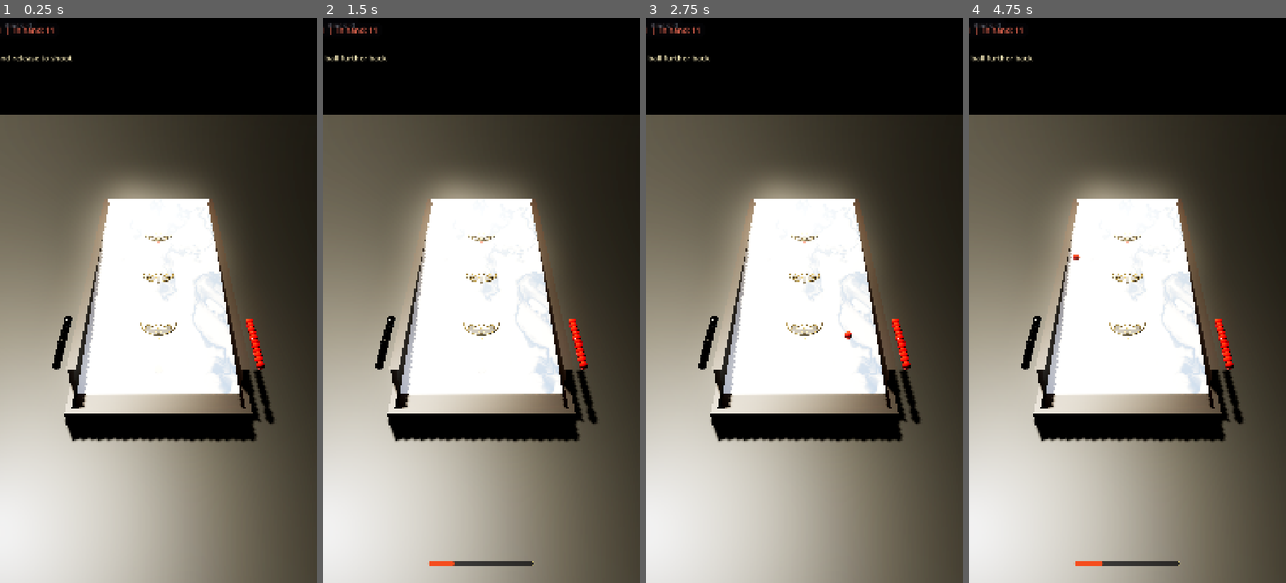
Above: before the commit, frames 1-4 (left to right).
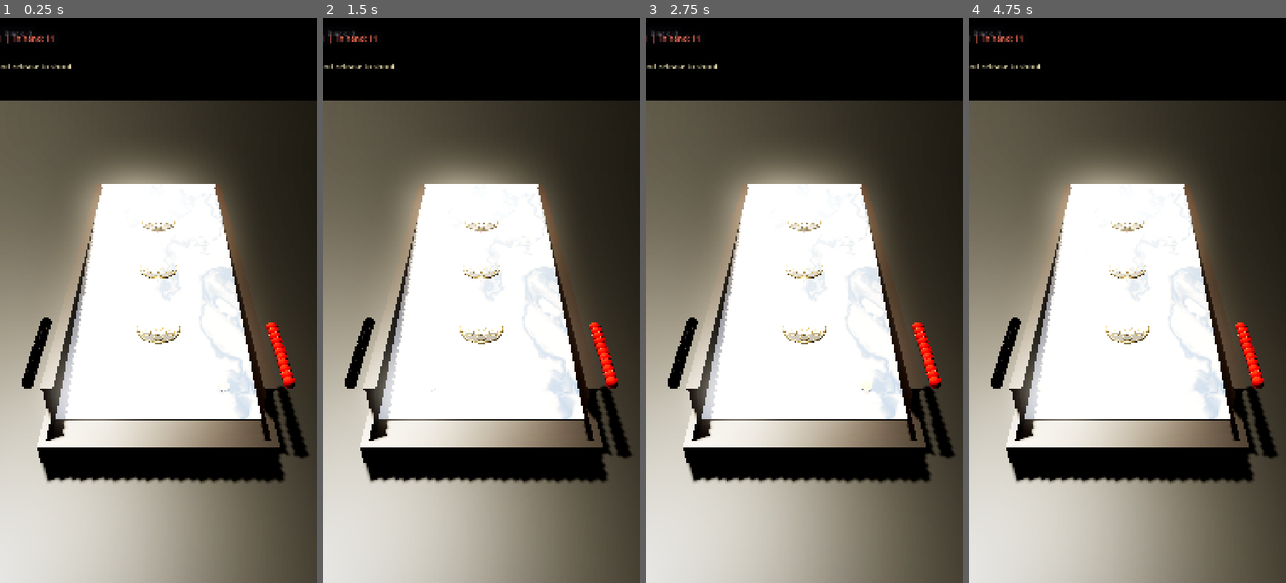
Above: after the commit, the same moments.

Repository: melodiousNinja/LunarTilt
Game: Godot game, scene res://scenes/main.tscn
The game is run twice, just before and just after one commit, with the same random seed, the same clock (stepped at 60 frames per second) and the same inputs.
Inputs (mouse positions are in pixels of both pictures, inside the frame that each line leads up to):
- Up to frame 1 (0.25 s): no input
- Up to frame 2 (1.5 s): tap Enter at 0.5 s; move the mouse to (551, 272) at 0.52 s; click (551, 272) at 0.67 s; drag from (418, 328) to (465, 413) at 1.27 s
- Up to frame 3 (2.75 s): move the mouse to (836, 176) at 2.02 s; click (836, 176) at 2.17 s
- Up to frame 4 (4.75 s): tap Space at 2.75 s; drag from (1111, 413) to (1032, 215) at 2.77 s; tap Enter at 3.5 s; move the mouse to (1222, 385) at 3.52 s; click (1222, 385) at 3.67 s; drag from (1032, 215) to (1079, 159) at 4.27 s

The runs differ from the first frame. In frame 1, 24% of the frame differs, in the area x 0-100%, y 0-83%; in frame 2, 24%; in frame 3, 24%; in frame 4, 24%, in the area x 0-100%, y 0-97%.

Commit message:
v6 feel overhaul: zone-aware settle (balls roll back + persist), solid table balls (real 8-ball contacts + clack SFX), Sfx wired, board-framed camera (table much bigger), alternating L/R serve lanes, slide-to-reposition aim, socket-truth trajectory, safe-area HUD, factory ball mass

Diff:
--- a/project.godot
+++ b/project.godot
@@ -21,6 +21,7 @@
 Game="*res://scripts/core/game_state.gd"
 Rules="*res://scripts/core/rules_engine.gd"
 Settings="*res://scripts/core/settings.gd"
+Sfx="*res://scripts/core/sfx.gd"
 
 [display]
 
--- a/scripts/core/ball.gd
+++ b/scripts/core/ball.gd
@@ -8,7 +8,7 @@
 ## decelerates them up the 4.99-degree slope, and static friction
 ## (0.49 >> tan(4.99 deg) ~ 0.087) holds resting balls in place.
 
-const RADIUS_M := 0.030
+const RADIUS_M := 0.034
 const MASS_KG := 0.005  # factory spec: 5 g chrome-steel ball
 const ROLL_DAMP := 0.05  # smooth phenolic roll; resistance comes from the
 # 5-degree slope's gravity component, not artificial braking
@@ -32,7 +32,29 @@
 	# IMPORTANT: never rebuild physics properties after the body is inside the
 	# physics space (Jolt re-registers the body, and if it is a hair's width
 	# inside the board it tunnels straight through).
-	pass
+	# 8-ball-style contact audio (2026-09 live feedback: balls made no sound
+	# and no contact feel). contact_monitor is already on; this translates
+	# each reported contact into a synthesized clack, volume- and pitch-
+	# scaled by impact speed, rate-limited so rolling chains don't machine-gun.
+	body_entered.connect(_on_body_entered)
+
+
+var _last_clack_ms := 0
+
+func _on_body_entered(_body: Node) -> void:
+	var now := Time.get_ticks_msec()
+	if now - _last_clack_ms < 70:
+		return
+	_last_clack_ms = now
+	var impact := linear_velocity.length()
+	if impact < 0.25:
+		return
+	var snd := get_node_or_null("/root/Sfx")
+	if snd == null:
+		return
+	var vol: float = clampf(-20.0 + impact * 7.0, -20.0, -1.0)
+	var pitch: float = clampf(0.85 + impact * 0.09, 0.85, 1.5)
+	snd.play("pop", pitch, vol)
 
 
 func _process(_delta: float) -> void:
--- a/scripts/core/sfx.gd
+++ b/scripts/core/sfx.gd
@@ -1,4 +1,3 @@
-class_name Sfx
 extends Node
 ## Zero-asset sound effects: tiny PCM synths baked once at runtime into
 ## AudioStreamWav clips and played through one polyphonic stream. Keeps the
@@ -24,18 +23,18 @@
 		return
 	if not _player.playing:
 		_player.play()
-	var stream: AudioStreamWav = _cache.get(name)
+	var stream: AudioStreamWAV = _cache.get(name)
 	if stream == null:
 		stream = _synth(name)
 		_cache[name] = stream
 	if stream == null:
 		return
-	var pb := _player.get_stream_playback() as AudioStreamPolyphonicPlayback
+	var pb := _player.get_stream_playback() as AudioStreamPlaybackPolyphonic
 	if pb != null:
 		pb.play_stream(stream, 0.0, vol_db, pitch)
 
 
-func _synth(name: String) -> AudioStreamWav:
+func _synth(name: String) -> AudioStreamWAV:
 	var n := 0
 	match name:
 		"whoosh": n = int(RATE * 0.28)
@@ -70,8 +69,8 @@
 	bytes.resize(n * 2)
 	for i in n:
 		bytes.encode_s16(i * 2, int(samples[i] * 32000.0))
-	var wav := AudioStreamWav.new()
-	wav.format = AudioStreamWav.FORMAT_16_BITS
+	var wav := AudioStreamWAV.new()
+	wav.format = AudioStreamWAV.FORMAT_16_BITS
 	wav.mix_rate = RATE
 	wav.stereo = false
 	wav.data = bytes
--- a/scripts/core/shot_math.gd
+++ b/scripts/core/shot_math.gd
@@ -10,15 +10,18 @@
 ## Effective up-slope deceleration (verified: 2.0 m/s stops near z=1.7).
 const DECEL := 0.85
 const PLAY_LINE_Z := 0.35
-const FAR_GUTTER_Z := 2.02
 
-## Slot band center Z (closest..furthest), matching the world geometry.
-const SLOT_Z := [0.62, 1.10, 1.58]
+## Slot band center Z (closest..furthest) - the REAL astrolabe medallion
+## centres from table_world.POS_Z (v5 factory layout). The old values
+## [0.62, 1.10, 1.58] were stale v3 lane geometry and pointed the landing
+## marker at bare felt.
+const SLOT_Z := [0.75, 1.45, 2.15]
 ## Slot capture half-depth (z): a ball stopping within +/- of center is caught.
-const SLOT_HALF_DEPTH := 0.12
+const SLOT_HALF_DEPTH := 0.10
 
 ## Max reasonable shot power before the ball definitely gutters.
 const GUTTER_POWER := 3.4
+const FAR_GUTTER_Z := 2.38
 
 
 static func stop_distance(power: float) -> float:
--- a/scripts/game/main.gd
+++ b/scripts/game/main.gd
@@ -77,19 +77,36 @@
 	var on_mobile := OS.has_feature("mobile")
 	if on_mobile and event is InputEventScreenTouch:
 		if event.pressed and not aiming and active_ball != null:
-			_start_aim(event.position)
+			if _near_ball(event.position):
+				_start_aim(event.position)
+			else:
+				_repositioning = true
+				_slide_marker(event.position)
 		elif aiming and not event.pressed:
 			_release_shot(event.position)
+		elif _repositioning and not event.pressed:
+			_repositioning = false
 	elif on_mobile and event is InputEventScreenDrag:
 		if aiming:
 			_update_guide(event.position)
+		elif _repositioning:
+			_slide_marker(event.position)
 	elif not on_mobile and event is InputEventMouseButton and event.button_index == MOUSE_BUTTON_LEFT:
 		if event.pressed and not aiming and active_ball != null:
-			_start_aim(event.position)
+			if _near_ball(event.position):
+				_start_aim(event.position)
+			else:
+				_repositioning = true
+				_slide_marker(event.position)
 		elif aiming:
 			_release_shot(event.position)
-	elif not on_mobile and event is InputEventMouseMotion and aiming:
-		_update_guide(event.position)
+		elif _repositioning:
+			_repositioning = false
+	elif not on_mobile and event is InputEventMouseMotion:
+		if aiming:
+			_update_guide(event.position)
+		elif _repositioning:
+			_slide_marker(event.position)
 
 
 func _start_aim(pos: Vector2) -> void:
@@ -155,6 +172,47 @@
 	_draw_trajectory(active_ball.position, angle, power)
 
 
+# ------------------------------------------------- slide-to-reposition (v6) --
+## 2026-09 live feedback: players could not move the ball left/right before
+## shooting. Now a touch-drag that starts OFF the ball slides the served
+## marker along the launch line; a touch ON the ball starts the slingshot aim.
+var _repositioning := false
+const _BALL_GRAB_PX := 150.0
+
+
+## Slide-to-aim (live feedback): touching the felt instead of the ball slides
+## the serve marker left/right along the launch line, so the player sets the
+## shot origin before pulling back. Clamped to the felt width (±0.52).
+func _slide_marker(screen_pos: Vector2) -> void:
+	if active_ball == null or not is_instance_valid(active_ball) or cam == null:
+		return
+	var pl := Plane(Vector3.UP, active_ball.position)
+	var hit = pl.intersects_ray(cam.project_ray_origin(screen_pos),
+		cam.project_ray_normal(screen_pos))
+	if hit != null:
+		var p: Vector3 = hit
+		var nx := clampf(p.x, -0.52, 0.52)
+		active_ball.position = Vector3(nx,
+			world.ball_rest_y(nx, world.LAUNCH_Z), world.LAUNCH_Z)
+		print("SCB slide marker x=%.2f" % nx)
+
+
+func _near_ball(screen_pos: Vector2) -> bool:
+	if active_ball == null or cam == null:
+		return false
+	if not is_instance_valid(active_ball):
+		return false
+	return screen_pos.distance_to(cam.unproject_position(active_ball.position)) <= _BALL_GRAB_PX
+
+
+## Safe sound hook: the Sfx autoload is absent in headless test runs, so every
+## caller goes through this guard instead of dereferencing /root/Sfx directly.
+func _sfx(name: String, pitch := 1.0) -> void:
+	var snd := get_node_or_null("/root/Sfx")
+	if snd != null:
+		snd.play(name, pitch)
+
+
 func _draw_trajectory(start: Vector3, angle: float, power: float) -> void:
 	for child in guide_node.get_children():
 		child.queue_free()
@@ -214,6 +272,7 @@
 	print("SCB SCORED color=%s band=%d pts=%d keep=%s" % [
 		ball.color, band, pts, keep_shooting])
 	scores[ball.color] = int(scores[ball.color]) + pts
+	_sfx("score")
 	_update_hud()
 	_score_juice(ball.position, pts)
 	pending_resolve = false
@@ -228,6 +287,7 @@
 ## Official grouping: a grouped ball was knocked back to its owner's rack.
 func _on_ball_displaced(ball: SCBBall) -> void:
 	print("SCB DISPLACED color=%s" % ball.color)
+	_sfx("pop", 1.2)
 	hand_counts[ball.color] = int(hand_counts[ball.color]) + 1
 	_update_hud()
 
@@ -237,6 +297,7 @@
 func _on_ball_grouped(ball: SCBBall) -> void:
 	print("SCB GROUPED color=%s" % ball.color)
 	_msg("%s ball walls a pocket - turn passes" % _color_name(ball.color))
+	_sfx("block")
 	pending_resolve = false
 	_pass_turn()
 
@@ -244,6 +305,7 @@
 func _on_ball_guttered(_ball: SCBBall) -> void:
 	print("SCB GUTTERED")
 	_msg("%s lost the ball down the gutter" % _color_name(active_color))
+	_sfx("gutter")
 	_gutter_juice()
 	pending_resolve = false
 	_pass_turn()
@@ -254,6 +316,7 @@
 	## Real-sport rule: the ball rolls back into the tray and is handed back
 	## to the shooter, so the turn is NOT spent.
 	world.reinsert_hand_ball(ball)
+	_sfx("thud", 0.9)
 	hand_counts[ball.color] = int(hand_counts[ball.color]) + 1
 	pending_resolve = false
 	_msg("%s ball back in hand" % _color_name(ball.color))
@@ -482,6 +545,19 @@
 	hud_root = Control.new()
 	hud_root.set_anchors_preset(Control.PRESET_FULL_RECT)
 	hud_root.mouse_filter = Control.MOUSE_FILTER_IGNORE
+	# Safe-area insets (live feedback: the top-left score pill was cut off by
+	# the camera notch on a 1080x2400 device). Physical safe-area pixels are
+	# converted into the stretched HUD coordinate space; a 28 design-px floor
+	# guards devices that report no cutout insets.
+	var sa := DisplayServer.get_display_safe_area()
+	var win := DisplayServer.window_get_size()
+	var vp_size := hud_root.get_viewport_rect().size
+	var kx := vp_size.x / maxf(float(win.x), 1.0)
+	var ky := vp_size.y / maxf(float(win.y), 1.0)
+	hud_root.offset_left = float(sa.position.x) * kx
+	hud_root.offset_top = maxf(float(sa.position.y) * ky, 28.0)
+	hud_root.offset_right = -float(win.x - sa.end.x) * kx
+	hud_root.offset_bottom = -float(win.y - sa.end.y) * ky
 	hud.add_child(hud_root)
 
 	var pill := StyleBoxFlat.new()
--- a/scripts/game/table_world.gd
+++ b/scripts/game/table_world.gd
@@ -56,6 +56,14 @@
 const SLOT_CAPTURE_SPEED := 0.35
 ## Physics frames a ball must linger near-rest before the pocket claims it.
 const SETTLE_FRAMES := 3
+## True-rest thresholds (2026-09 live feedback): a ball decelerating up the
+## slope hovers near zero speed at its arc apex for ~0.8 s; the old blanket
+## "slow for 3 frames = settled" resolved it MID-FLIGHT, which is why balls
+## vanished and never rolled back. Now only decisive zones (socket / tray /
+## gutter) settle in SETTLE_FRAMES; the open felt demands TRUE rest so the
+## full up-and-back path plays out and stopped balls persist as obstacles.
+const FELT_REST_SPEED := 0.06
+const FELT_SETTLE_FRAMES := 24
 
 var board: StaticBody3D
 var slots: Array = []        # [{ band:int, area:Area3D, color:String }]
@@ -124,8 +132,12 @@
 ## 8 corners of the visual frame we care about (racks + tray + table + gutter).
 static func frame_points() -> Array:
 	var pts: Array = []
-	for x in [-0.92, 0.92]:
-		for z in [-0.24, 3.0]:
+	# v6 (2026-09 live feedback "table is so small"): frame the BOARD, not the
+	# board + side racks. The racks sit on the rail tops off the play area;
+	# including them ate ~40% of the portrait width. x half-extent is now the
+	# playable width + rails (0.60 + 0.10), z spans tray to past the far rail.
+	for x in [-0.70, 0.70]:
+		for z in [-0.26, 2.55]:
 			for y in [-0.06, 0.16]:
 				pts.append(Vector3(x, y, z))
 	return pts
@@ -483,15 +495,23 @@
 			_resolve_ball(t)
 			continue
 		var spd := bb.linear_velocity.length()
-		if spd > SLOT_CAPTURE_SPEED:
-			t["frames"] = 0
-		else:
-			t["frames"] = int(t["frames"]) + 1
-			if int(t["frames"]) >= SETTLE_FRAMES:
-				_resolve_ball(t)
-				continue
 		if spd > (0.03):
 			_any_moving = true
+		# Zone-aware settle (see FELT_REST_SPEED above): decisive zones settle
+		# fast; open felt requires true rest so roll-backs finish their arc.
+		if spd > FELT_REST_SPEED:
+			t["frames"] = 0
+			still.append(t)
+			continue
+		t["frames"] = int(t["frames"]) + 1
+		var need := SETTLE_FRAMES
+		if _socket_overlapping(bb).is_empty() \
+				and not (_tray_zone != null and _tray_zone.overlaps_body(b)) \
+				and not (gutter != null and gutter.overlaps_body(b)):
+			need = FELT_SETTLE_FRAMES
+		if int(t["frames"]) >= need:
+			_resolve_ball(t)
+			continue
 		still.append(t)
 	_tracked = still
 
@@ -555,8 +575,20 @@
 		_claim_socket(sd, bb)
 		ball_scored.emit(bb, int(sd["band"]), bool(dec["keep_shooting"]))
 		return
-	reinsert_hand_ball(bb)
-	ball_returned.emit(bb)
+	# Open felt: the ball STAYS on the table as a live obstacle (2026-09 live
+	# feedback: resolving it back to the rack made balls vanish mid-board and
+	# left the table empty - players expect the full up-and-back path to
+	# persist and later shots to clash with resting balls).
+	_freeze_in_place(bb)
+	ball_grouped.emit(bb)  # main plays the block sound (single SFX source)
+
+
+## Safe sound hook: the Sfx autoload is absent in headless test runs, so
+## resolve it lazily instead of by global identifier (keeps tests parseable).
+func _sfx(name: String, pitch := 1.0, vol_db := 0.0) -> void:
+	var snd := get_node_or_null("/root/Sfx")
+	if snd != null:
+		snd.play(name, pitch, vol_db)
 
 
 ## ---- official socket ownership / grouping helpers (2026-09 rules pass) ----
@@ -615,10 +647,14 @@
 
 func _freeze_in_place(b: SCBBall) -> void:
 	b.freeze = true
-	b.collision_layer = 0
-	b.collision_mask = 0
 	b.linear_velocity = Vector3.ZERO
 	b.angular_velocity = Vector3.ZERO
+	# KEEP collision layers (2026-09 live feedback: frozen balls were ghosts -
+	# live shots flew straight through every claimed ball). A frozen body is
+	# static; layer 2 / mask 3 keeps it a solid, hittable obstacle so later
+	# shots clack into it, knock it around, and the board reads as a real game.
+	b.collision_layer = 2
+	b.collision_mask = 3
 
 func _recolor_plate(sd: Dictionary, color: String) -> void:
 	var mat_v: Variant = sd.get("cup")
@@ -690,6 +726,11 @@
 	b.position = rack_spot(b.color, arr.size() - 1)
 	b.rotation = Vector3.ZERO
 
+
+## Serve lane alternation (2026-09 live feedback / duel feel): each serve
+## flips side, so the player shoots from the bottom-left lane, then the
+## bottom-right, alternating like the real sport's lane rule.
+var serve_side := 1.0
 
 ## Serves an in-hand ball as a FROZEN MARKER at the launch point.
 ## LIVE-PROVEN (2026-09 device telemetry + headless bisect): a LIVE ball at
@@ -709,10 +750,12 @@
 	b.collision_layer = 0
 	b.collision_mask = 0
 	# TRANSFORM BEFORE add_child (Jolt must register it at the launch spot).
-	b.position = Vector3(0.0, ball_rest_y(0.0, LAUNCH_Z), LAUNCH_Z)
+	serve_side = -serve_side
+	var sx := 0.40 * serve_side
+	b.position = Vector3(sx, ball_rest_y(sx, LAUNCH_Z), LAUNCH_Z)
 	b.rotation = Vector3.ZERO
 	add_child(b)
-	print("SCB serve %s marker at %s" % [color, b.position])
+	print("SCB serve %s marker side=%.1f at %s" % [color, serve_side, b.position])
 	return b
 
 
@@ -724,8 +767,9 @@
 	if marker == null or not is_instance_valid(marker):
 		return null
 	var pos: Vector3 = marker.position
+	var ball_color: String = marker.color
 	marker.queue_free()
-	var b := SCBBall.create(marker.color)
+	var b := SCBBall.create(ball_color)
 	b.position = pos
 	add_child(b)
 	b.linear_velocity = velocity
